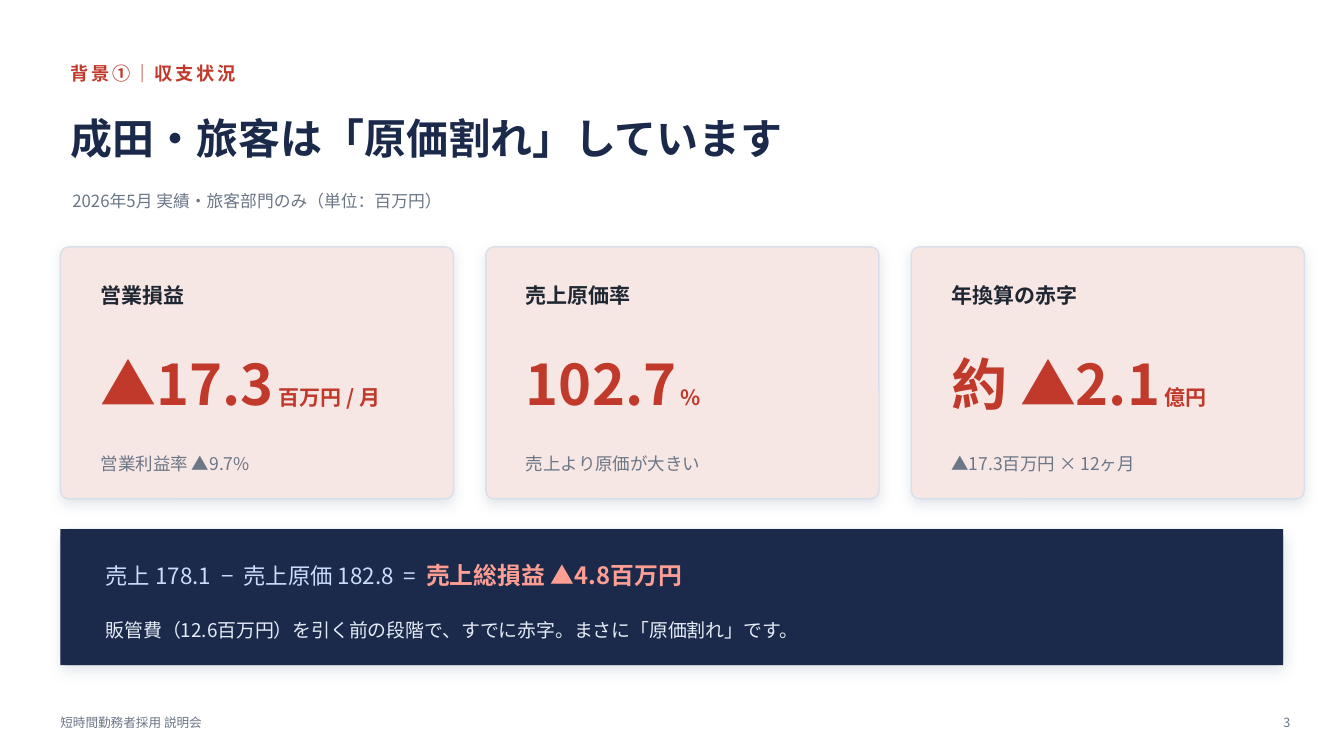
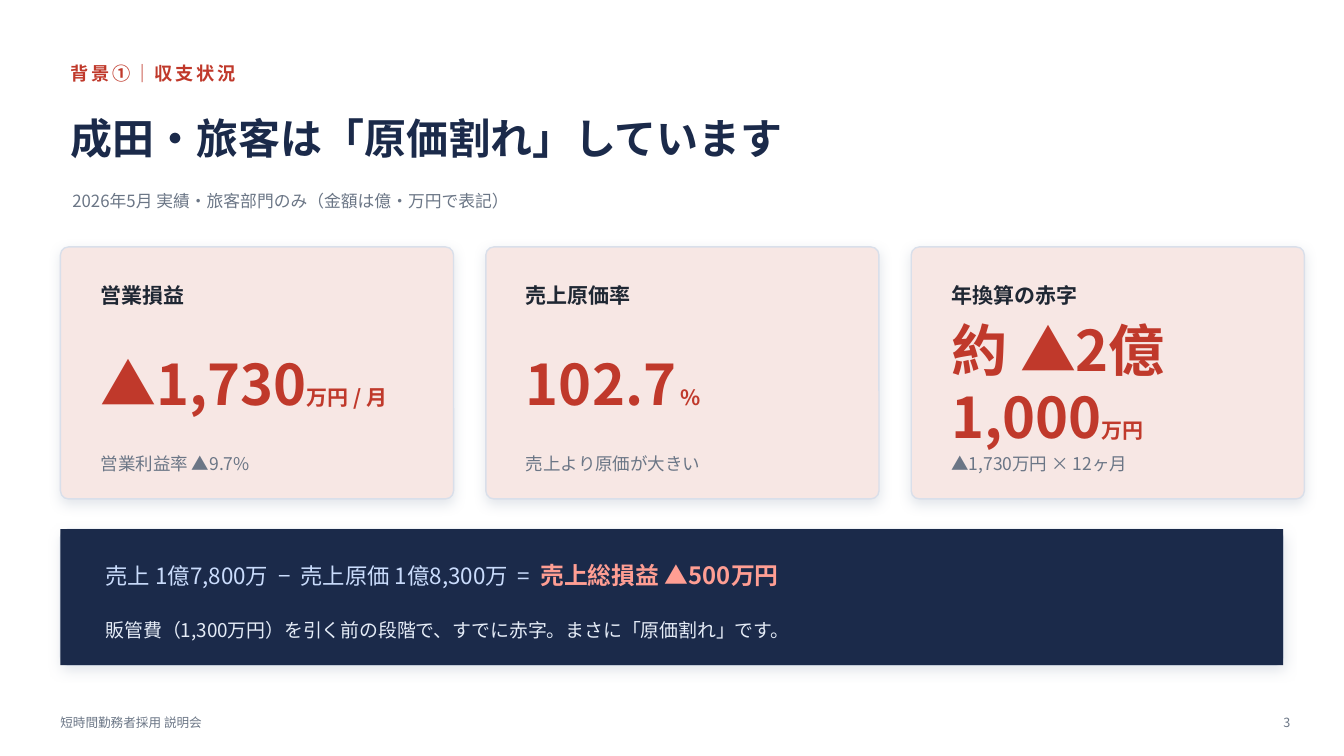
Before and after one commit to asamitango0929-arch/test, a slide deck: slide 5 of 成田_短時間勤務者採用_説明会.pptx. Drawn at 1344x756 pixels with LibreOffice and Linux fonts; fonts in the diff are those of the drawing. Boxes give left, top, right and bottom in pixels: in the first picture for what was removed or moved away, otherwise in the second. Text is boxed around its words. In the diff, an @@ line names an element or a change of style, - is before the commit and + after.

```diff
--- a/成田_短時間勤務者採用_説明会.pptx
+++ b/成田_短時間勤務者採用_説明会.pptx
@@ text at [72, 193, 508, 209]: text changed @@
-2026年5月 実績・旅客部門のみ（単位：百万円）
+2026年5月 実績・旅客部門のみ（金額は億・万円で表記）
@@ text at [951, 323, 1007, 376]: text changed @@
-約 ▲2.1 億円
+約 ▲2億1,000万円
@@ text at [101, 359, 387, 417]: text changed @@
-▲17.3 百万円 / 月
+▲1,730万円 / 月
@@ text at [951, 456, 1127, 473]: text changed @@
-▲17.3百万円 × 12ヶ月
+▲1,730万円 × 12ヶ月
@@ text at [106, 563, 779, 588]: text changed @@
-売上 178.1 − 売上原価 182.8 = 売上総損益 ▲4.8百万円
+売上 1億7,800万 − 売上原価 1億8,300万 = 売上総損益 ▲500万円
@@ text at [106, 621, 790, 641]: text changed @@
-販管費（12.6百万円）を引く前の段階で、すでに赤字。まさに「原価割れ」です。
+販管費（1,300万円）を引く前の段階で、すでに赤字。まさに「原価割れ」です。
```
Also in this commit, not shown: 3 other slides changed, 2 other files.
